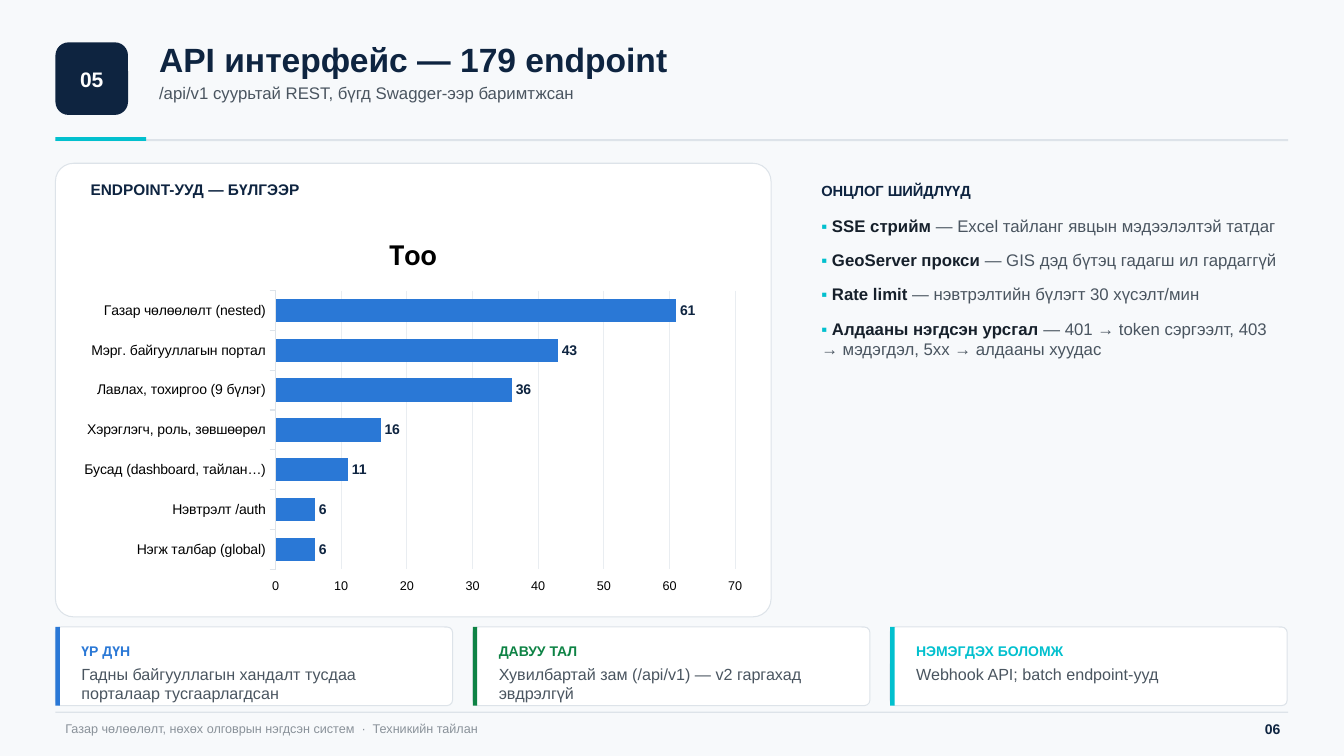
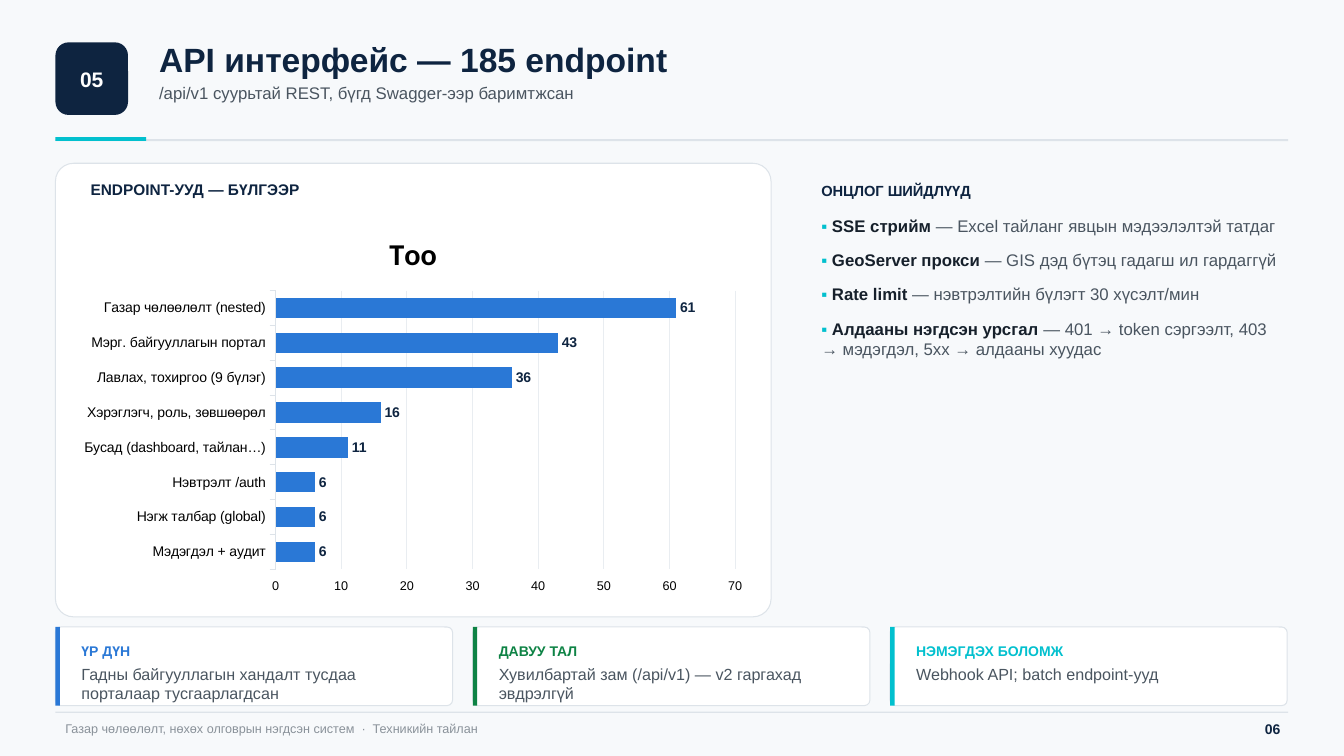
Before and after one commit to bumaa7018/acquisition_frontend, a slide deck: slide 7 of system-tailan.pptx. Drawn at 1344x756 pixels with LibreOffice and Linux fonts; fonts in the diff are those of the drawing. Boxes give left, top, right and bottom in pixels: in the first picture for what was removed or moved away, otherwise in the second. Text is boxed around its words. In the diff, an @@ line names an element or a change of style, - is before the commit and + after.

```diff
--- a/system-tailan.pptx
+++ b/system-tailan.pptx
@@ text at bbox=[159, 47, 667, 79]: text changed @@
-API интерфейс — 179 endpoint
+API интерфейс — 185 endpoint
@@ bar chart at bbox=[71, 214, 756, 602] @@
-categories: Нэгж талбар (global), Нэвтрэлт /auth, Бусад (dashboard, тайлан…), Хэрэглэгч, роль, зөвшөөрөл, Лавлах, тохиргоо (9 бүлэг), Мэрг. байгууллагын портал, Газар чөлөөлөлт (nested)
+categories: Мэдэгдэл + аудит, Нэгж талбар (global), Нэвтрэлт /auth, Бусад (dashboard, тайлан…), Хэрэглэгч, роль, зөвшөөрөл, Лавлах, тохиргоо (9 бүлэг), Мэрг. байгууллагын портал, Газар чөлөөлөлт (nested)
-Тоо: 6, 6, 11, 16, 36, 43, 61
+Тоо: 6, 6, 6, 11, 16, 36, 43, 61
```
Also in this commit, not shown: 10 other slides changed, 4 slides added, 6 other files.
